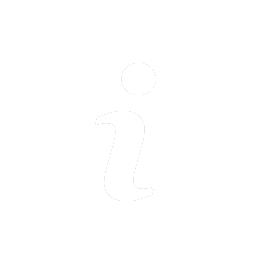
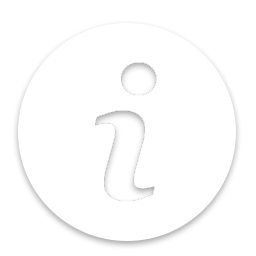
Revision of a layered 256 x 256 image; what changed, layer by layer:
pixels changed over [13, 21, 241, 249] (layer not identified)
